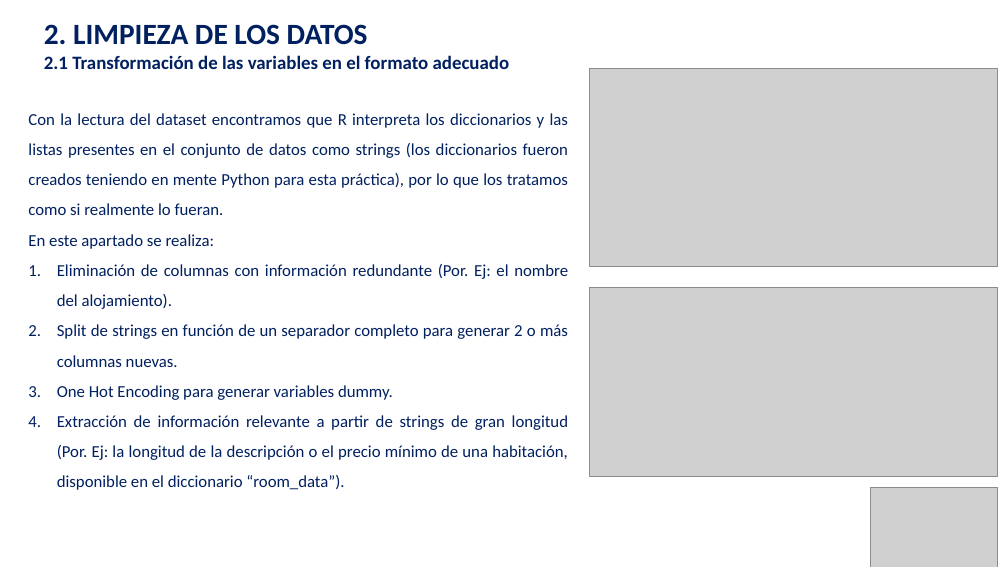
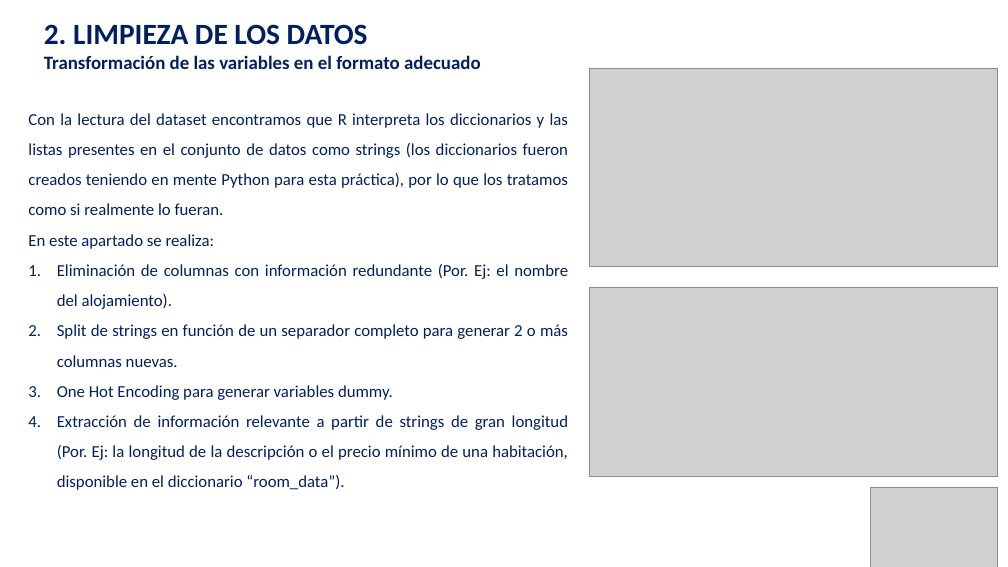
Before and after one commit to guiruha/DataCleaningUOC, a slide deck: slide 5 of Memoria_pres.pptx. Drawn at 1008x567 pixels with LibreOffice and Linux fonts; fonts in the diff are those of the drawing; grey boxes stand for pictures. Boxes give left, top, right and bottom in pixels: in the first picture for what was removed or moved away, otherwise in the second. Text is boxed around its words. In the diff, an @@ line names an element or a change of style, - is before the commit and + after.

```diff
--- a/Memoria_pres.pptx
+++ b/Memoria_pres.pptx
@@ text at (44,55,481,69): text changed @@
-2.1 Transformación de las variables en el formato adecuado
+Transformación de las variables en el formato adecuado
```
Also in this commit, not shown: 6 other slides changed, 4 other files.
